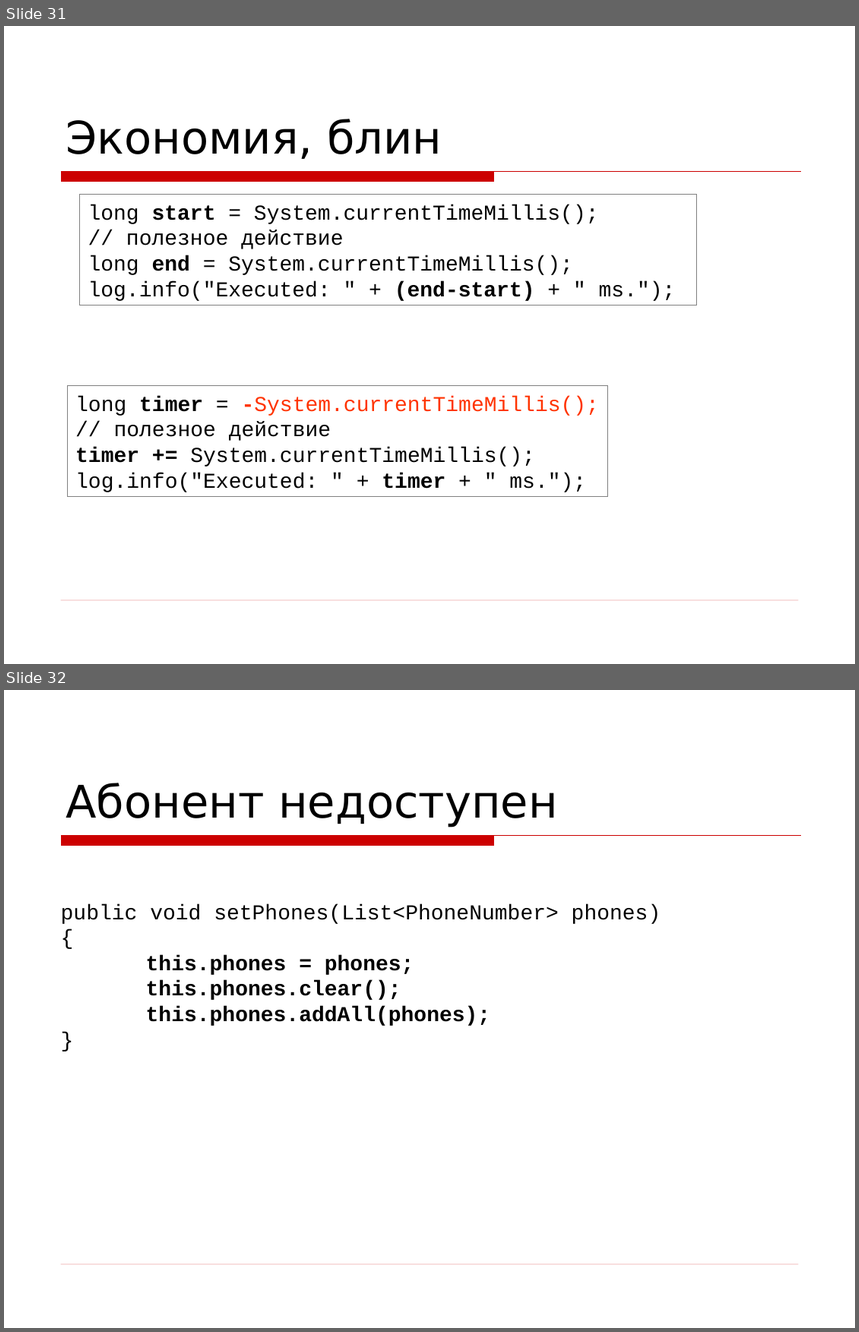
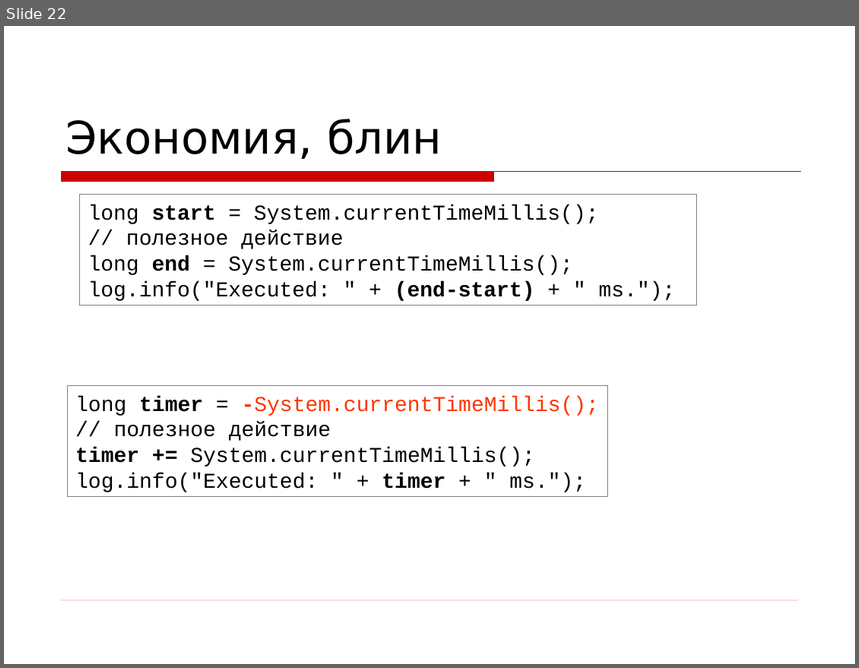
Before and after one commit to asolntsev/presentations, a slide deck: wtf-code/WTF_code.jug-lv.ru.ppt. Shown one above the other, each under a label of ours: slides 31 and 32 before the commit, slide 22 after it. The pictures are 859x1332 and 859x668 pixels, drawn with LibreOffice and Linux fonts; fonts in the diff are those of the drawing; background and template pictures are left out. Boxes give left, top, right and bottom in pixels: in the first picture for what was removed or moved away, otherwise in the second. Text is boxed around its words. In the diff, an @@ line names an element or a change of style, - is before the commit and + after.

```diff
--- a/wtf-code/WTF_code.jug-lv.ru.ppt
+++ b/wtf-code/WTF_code.jug-lv.ru.ppt
@@ slide 32 removed at <box>4,690,855,1328</box>, background picture (left out); not listed: 2 template elements that a slide beside it also shows @@
@@ title removed at <box>66,783,558,828</box> @@
-Абонент недоступен
@@ text removed at <box>61,904,661,1026</box> @@
-public void setPhones(List<PhoneNumber> phones)
-{
-this.phones = phones;
-this.phones.clear();
-this.phones.addAll(phones);
-}
@@ what was slide 31 is now slide 22 @@
```
Also in this commit, not shown: 11 slides changed, 25 other slides removed, 1 other file.
